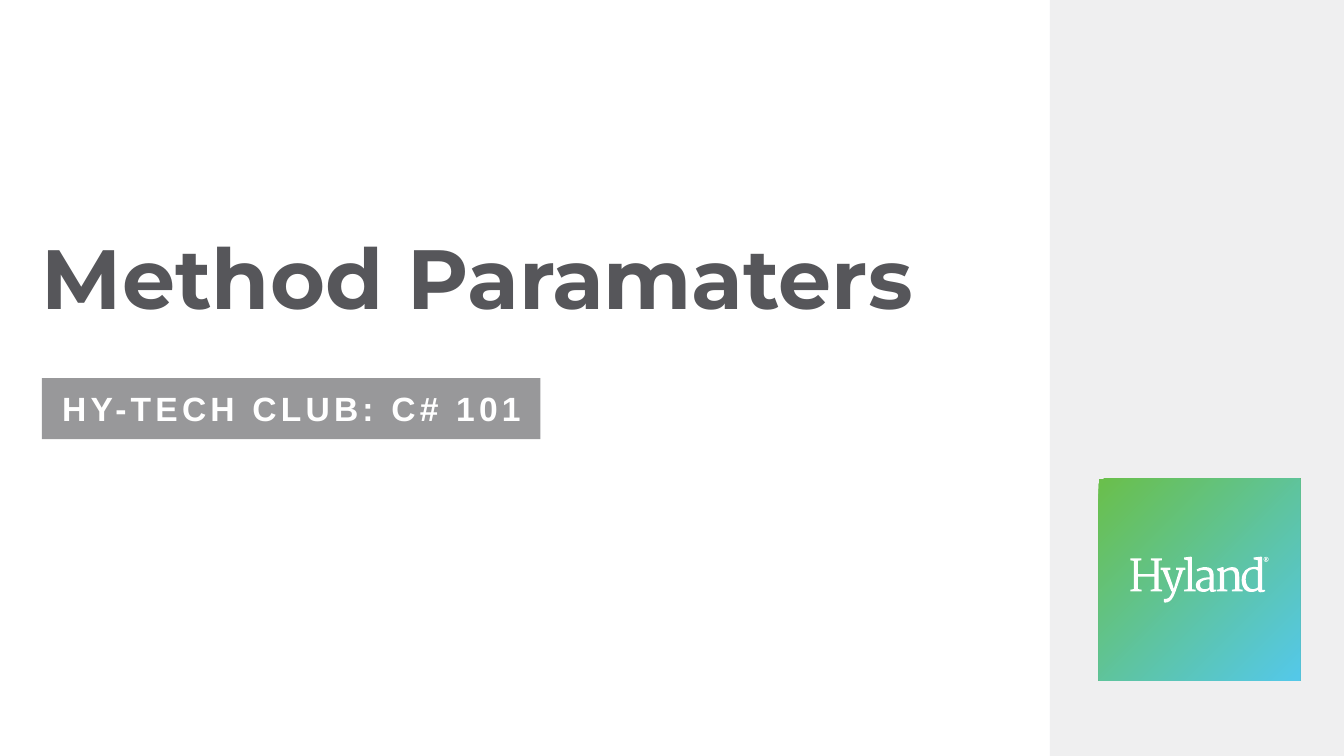
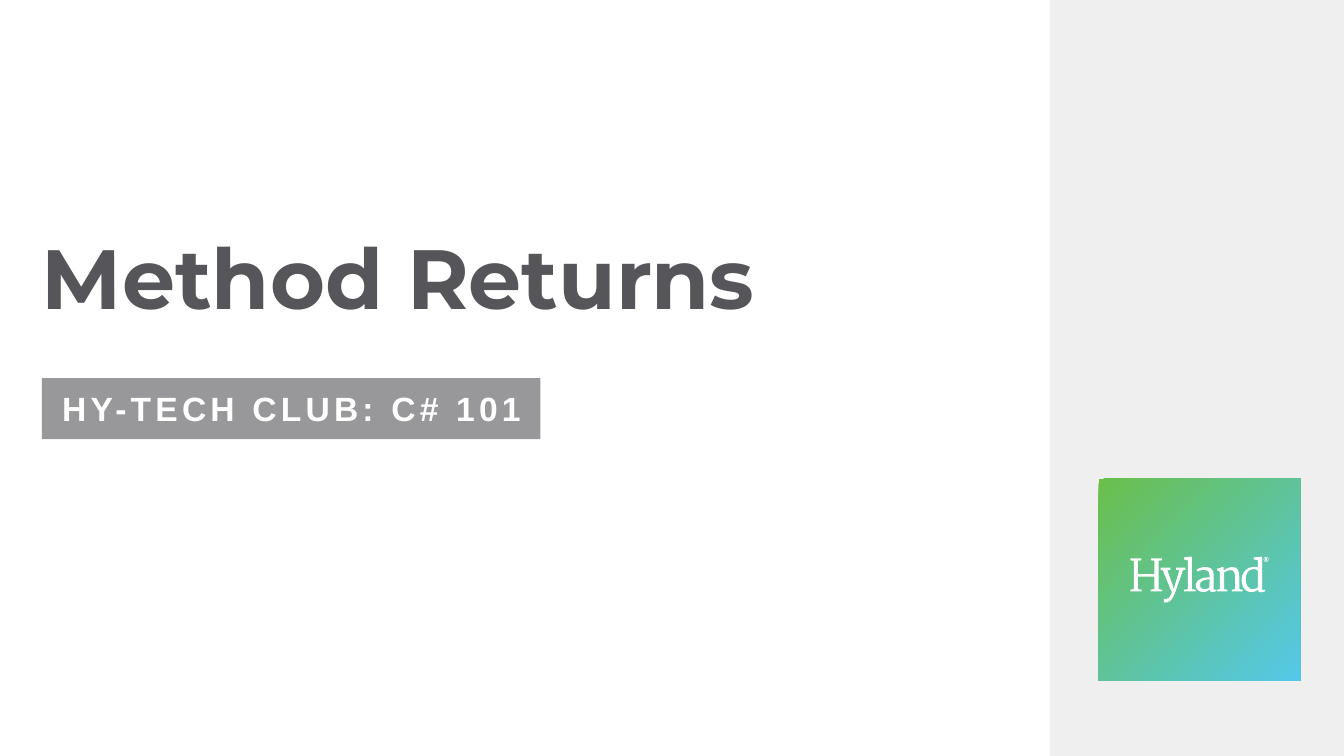
Before and after one commit to hytechclub/cs-101, a slide deck: slide 1 of MethodParameters/MethodReturns.pptx. Drawn at 1344x756 pixels with LibreOffice and Linux fonts; fonts in the diff are those of the drawing. Boxes give left, top, right and bottom in pixels: in the first picture for what was removed or moved away, otherwise in the second. Text is boxed around its words. In the diff, an @@ line names an element or a change of style, - is before the commit and + after.

Commit message:
WIP method returns

```diff
--- a/MethodParameters/MethodReturns.pptx
+++ b/MethodParameters/MethodReturns.pptx
@@ title at [42,246,755,310]: text changed @@
-Method Paramaters
+Method Returns
```
Also in this commit, not shown: 1 slide added.
